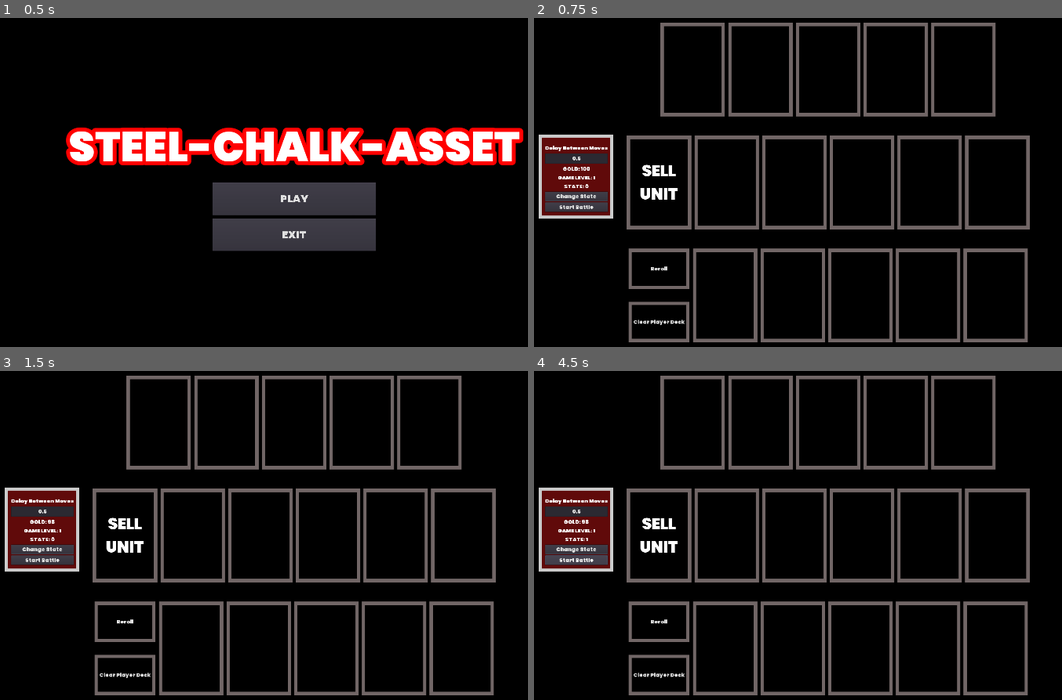
Above: before the commit, frames 1-4 (two rows, left to right).
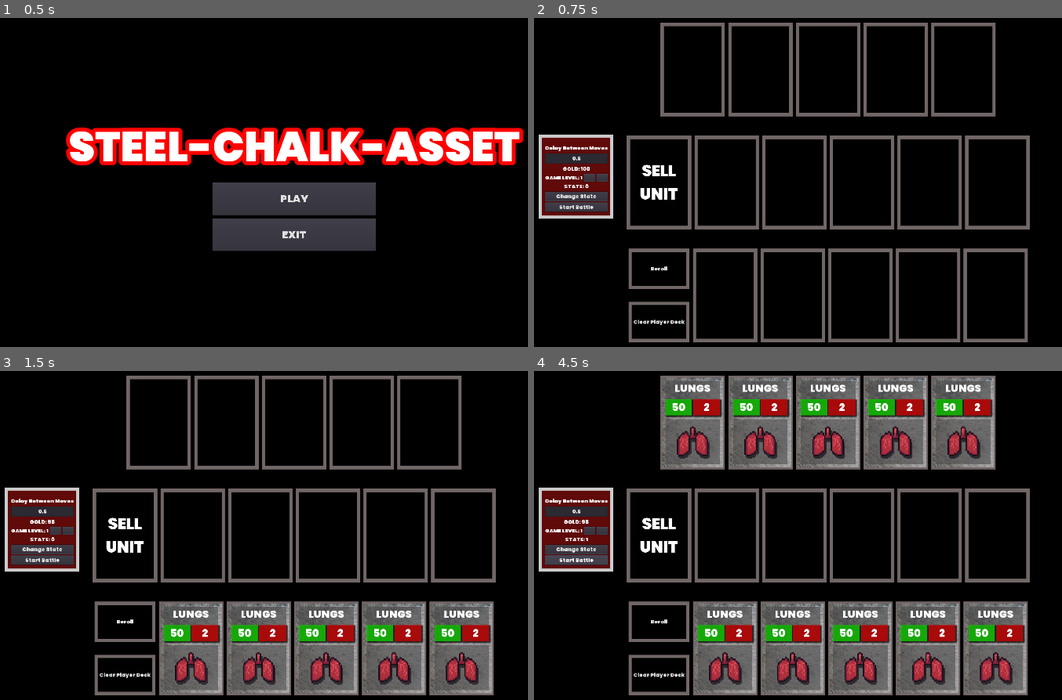
Above: after the commit, the same moments.

Repository: RM35/steel-chalk-asset
Game: Godot game, scene res://main_menu/main_menu.tscn
Same seed, same stepped clock (60 frames per second), same inputs: the game is played once before the commit and once after it.
Inputs (mouse positions are in pixels of both pictures, inside the frame that each line leads up to):
- Up to frame 1 (0.5 s): no input
- Up to frame 2 (0.75 s): click "PLAY" at 0.5 s
- Up to frame 3 (1.5 s): click "Reroll" at 1.25 s
- Up to frame 4 (4.5 s): click "Change State" at 2 s; click (586, 532) at 2.77 s; click (602, 532) at 3.52 s; click "Start Battle" at 4.25 s

Frame 1 is identical in both runs. In frame 2, 0.2% of the frame differs, in the area x 2-15%, y 47-50%; in frame 3, 15%; in frame 4, 31%, in the area x 2-94%, y 1-99%.
Error before the commit: Invalid type in built-in function 'load'. Cannot convert argument 1 from Nil to String. (res://world/world.gd:79)

Commit message:
feat: add get_card

Diff:
--- a/project.godot
+++ b/project.godot
@@ -22,6 +22,7 @@
 
 config/name="steel-chalk-asset"
 run/main_scene="res://main_menu/main_menu.tscn"
+config/icon="res://icon.png"
 
 [display]
 
--- a/unit/unit.gd
+++ b/unit/unit.gd
@@ -1,6 +1,6 @@
 extends TextureRect
 
-export(Resource) var unit_type = load("res://unit/unit_data/unit_skull.tres")
+export(Resource) var unit_type
 
 var unit_name: String = "Default"
 var health: int = 0
--- a/world/world.gd
+++ b/world/world.gd
@@ -12,7 +12,7 @@
 var unit_data_path = "res://unit/unit_data/"
 var card_types: Dictionary = {0:{}, 1:{}, 2:{}, 3:{}} #4 rarities
 var card_chances: Dictionary = {1: [100, 0, 0, 0], 2: [100, 0, 0, 0],
-	3: [75 ,25, 0, 0], 4: [55 ,30, 15, 0], 5: [45 , 33, 20, 2]}
+	3: [75 ,100, 0, 0], 4: [55 ,85, 100, 0], 5: [45 , 77, 98, 100]}
 var card_pools: Array = [30, 20, 15, 10]
 
 #Decks
@@ -61,7 +61,7 @@
 			{"res": l_u_t, "pool_count": card_pools[l_u_t.rarity]}
 
 func _process(delta):
-	$Debug/Panel/MarginContainer/VB/Level.text = "GAME LEVEL: " + str(game_level)
+	$Debug/Panel/MarginContainer/VB/HB/Level.text = "GAME LEVEL: " + str(game_level)
 	$Debug/Panel/MarginContainer/VB/Gold.text = "GOLD: " + str(player_gold)
 	$Debug/Panel/MarginContainer/VB/State.text = "STATE: " + str(game_state)
 
@@ -76,10 +76,39 @@
 			#Equally random for now
 			var unit = unit_scene.instance()
 			rng.randomize()
-			unit.unit_type = load(card_types[rng.randi_range(0, len(card_types) - 1)])
+			unit.unit_type = get_card()
 			#Set to shop slot
 			unit.slot_type = 1
 			node.get_node("Control").add_child(unit)
+
+func get_card():
+	#First get rarity
+	var rarity_roll = rng.randi_range(0, 99)
+	var current_chances = card_chances[game_level]
+	var _rarity = 0
+	print(rarity_roll)
+	print("CUR CHANCES: " + str(current_chances))
+	if rarity_roll <= current_chances[0] - 1:
+		#Uncommon
+		_rarity = 0
+	elif rarity_roll <= current_chances[1] - 1:
+		#Uncommon
+		_rarity = 1
+	elif rarity_roll <= current_chances[2] - 1:
+		#Rare
+		_rarity = 2
+	elif rarity_roll <= current_chances[3] - 1:
+		#Legend
+		_rarity = 3
+	print(_rarity)
+
+	#Build pool, doing this with array of all cards.
+	var pool_cards = []
+	for unit in card_types[_rarity]:
+		for i in range(card_types[_rarity][unit]["pool_count"]):
+			pool_cards.append(card_types[_rarity][unit])
+	#Pick a card, any card
+	return pool_cards[rng.randi_range(0, len(pool_cards) - 1)]["res"]
 
 func _on_ClearTeam_pressed():
 	for node in player_slots:
@@ -108,7 +137,7 @@
 		#Equally random for now
 		var unit = unit_scene.instance()
 		rng.randomize()
-		unit.unit_type = load(card_types[rng.randi_range(0, len(card_types) - 1)])
+		unit.unit_type = get_card()
 		#Set to shop slot
 		unit.slot_type = 2
 		node.get_node("Control").add_child(unit)
@@ -154,3 +183,11 @@
 	player.play_attack_tween()
 	if player.battle_health <= 0: player.alive = false
 	if enemy.battle_health <= 0: enemy.alive = false
+
+
+func _on_LevelUp_pressed():
+	game_level += 1
+
+
+func _on_LevelDown_pressed():
+	game_level -= 1
--- a/world/world.tscn
+++ b/world/world.tscn
@@ -242,10 +242,14 @@
 align = 1
 valign = 1
 
-[node name="Level" type="Label" parent="Debug/Panel/MarginContainer/VB"]
+[node name="HB" type="HBoxContainer" parent="Debug/Panel/MarginContainer/VB"]
 margin_top = 91.0
 margin_right = 192.0
 margin_bottom = 114.0
+
+[node name="Level" type="Label" parent="Debug/Panel/MarginContainer/VB/HB"]
+margin_right = 61.0
+margin_bottom = 23.0
 size_flags_horizontal = 3
 size_flags_vertical = 6
 custom_fonts/font = SubResource( 3 )
@@ -253,6 +257,18 @@
 align = 1
 valign = 1
 
+[node name="LevelUp" type="Button" parent="Debug/Panel/MarginContainer/VB/HB"]
+margin_left = 65.0
+margin_right = 126.0
+margin_bottom = 23.0
+size_flags_horizontal = 3
+
+[node name="LevelDown" type="Button" parent="Debug/Panel/MarginContainer/VB/HB"]
+margin_left = 130.0
+margin_right = 192.0
+margin_bottom = 23.0
+size_flags_horizontal = 3
+
 [node name="State" type="Label" parent="Debug/Panel/MarginContainer/VB"]
 margin_top = 118.0
 margin_right = 192.0
@@ -285,6 +301,8 @@
 
 [connection signal="pressed" from="VB/ShopCards/VB/Reroll" to="." method="_on_Reroll_pressed"]
 [connection signal="pressed" from="VB/ShopCards/VB/ClearTeam" to="." method="_on_ClearTeam_pressed"]
+[connection signal="pressed" from="Debug/Panel/MarginContainer/VB/HB/LevelUp" to="." method="_on_LevelUp_pressed"]
+[connection signal="pressed" from="Debug/Panel/MarginContainer/VB/HB/LevelDown" to="." method="_on_LevelDown_pressed"]
 [connection signal="pressed" from="Debug/Panel/MarginContainer/VB/Button" to="." method="_on_Button_pressed"]
 [connection signal="pressed" from="Debug/Panel/MarginContainer/VB/Battle" to="." method="_on_Battle_pressed"]
 [connection signal="timeout" from="MoveDelay" to="." method="_on_MoveDelay_timeout"]
